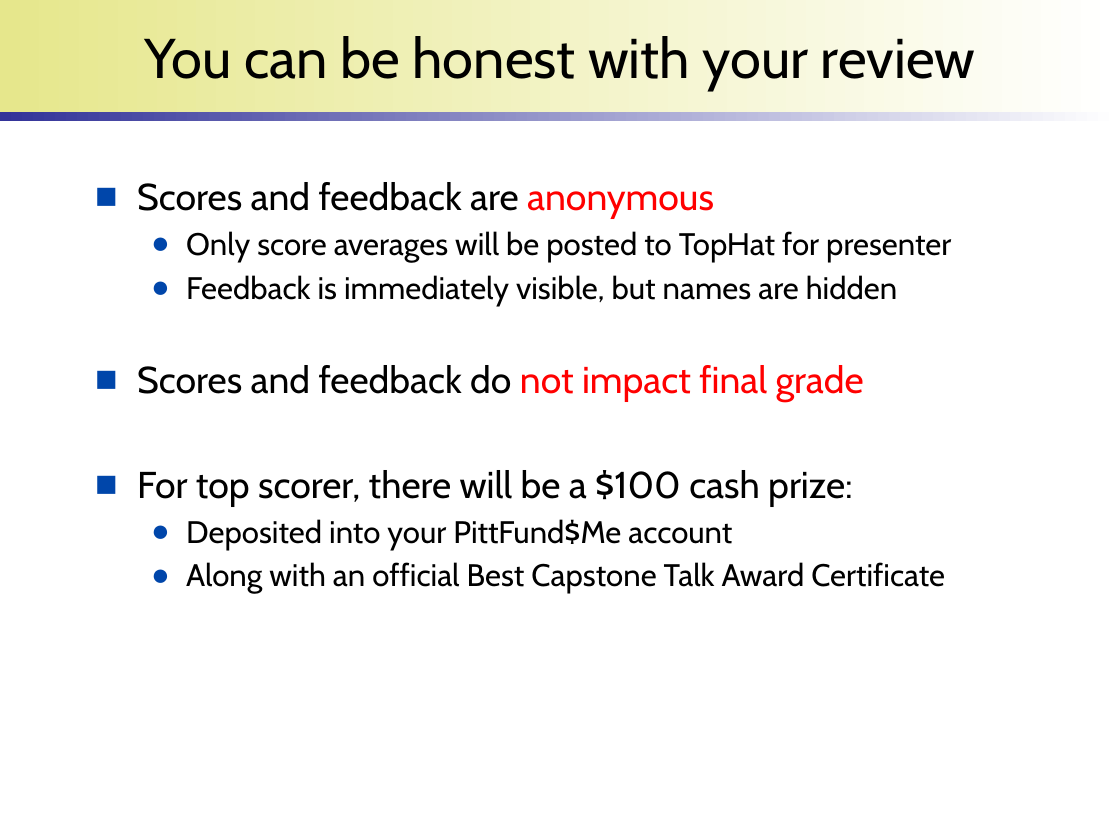
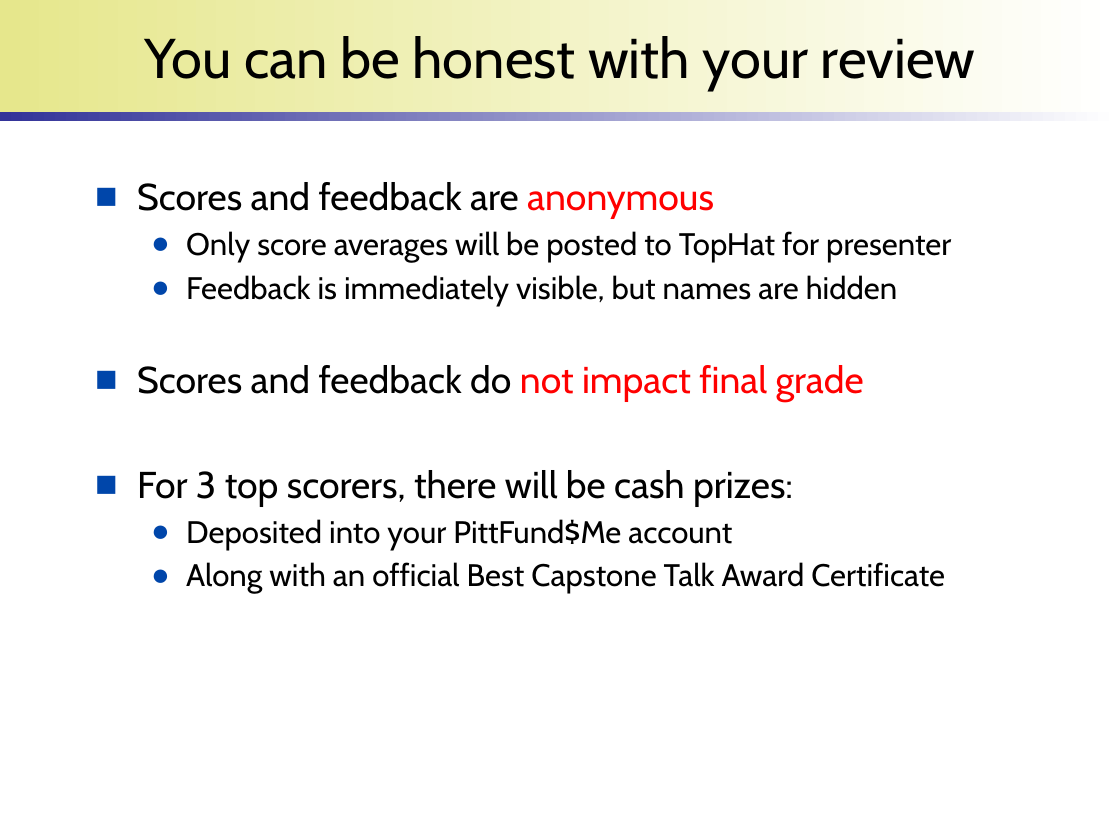
Before and after one commit to wonsunahn/Capstone_Fall2022, a slide deck: slide 11 of lectures/introduction-internship.pptx. Drawn at 1120x840 pixels with LibreOffice and Linux fonts; fonts in the diff are those of the drawing; background and template pictures are left out. Boxes give left, top, right and bottom in pixels: in the first picture for what was removed or moved away, otherwise in the second. Text is boxed around its words. In the diff, an @@ line names an element or a change of style, - is before the commit and + after.

```diff
--- a/lectures/introduction-internship.pptx
+++ b/lectures/introduction-internship.pptx
@@ text at (137, 470, 793, 506): text changed @@
-■ For top scorer, there will be a $100 cash prize:
+■ For 3 top scorers, there will be cash prizes:
```
Also in this commit, not shown: 8 other slides changed.
